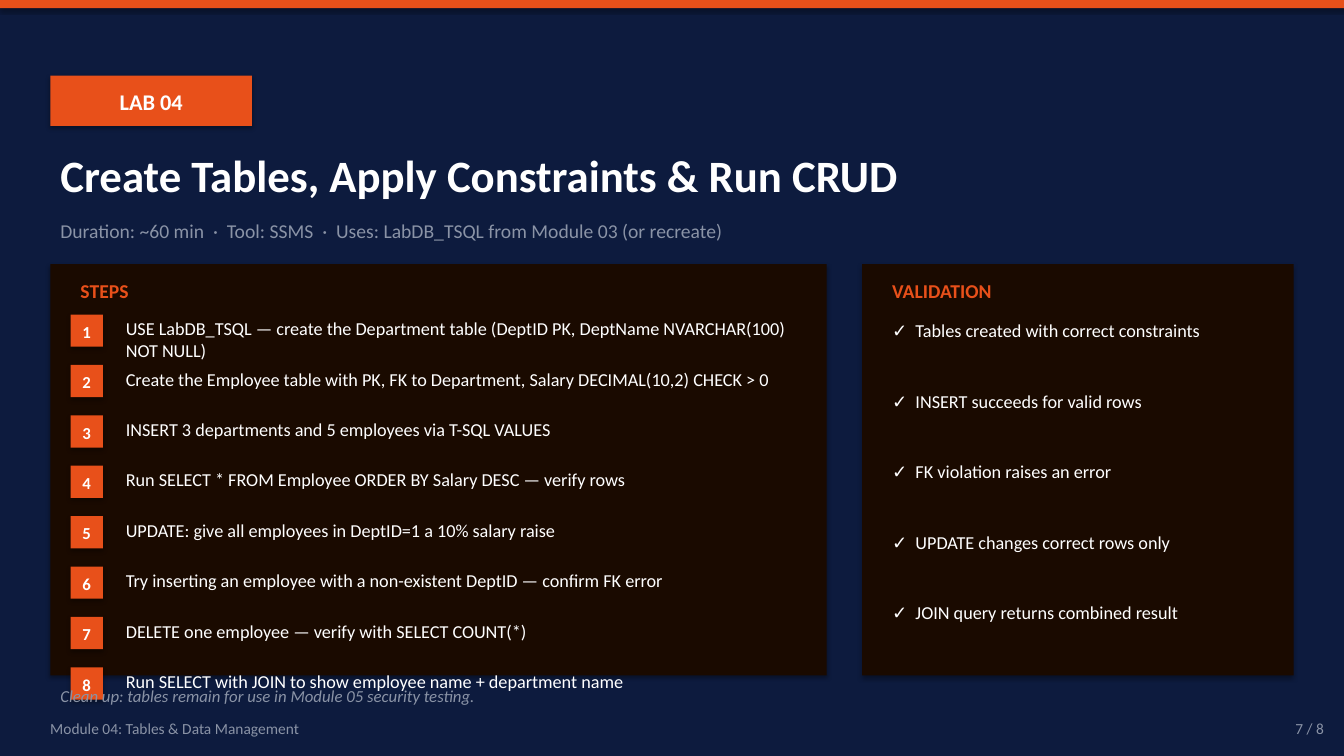
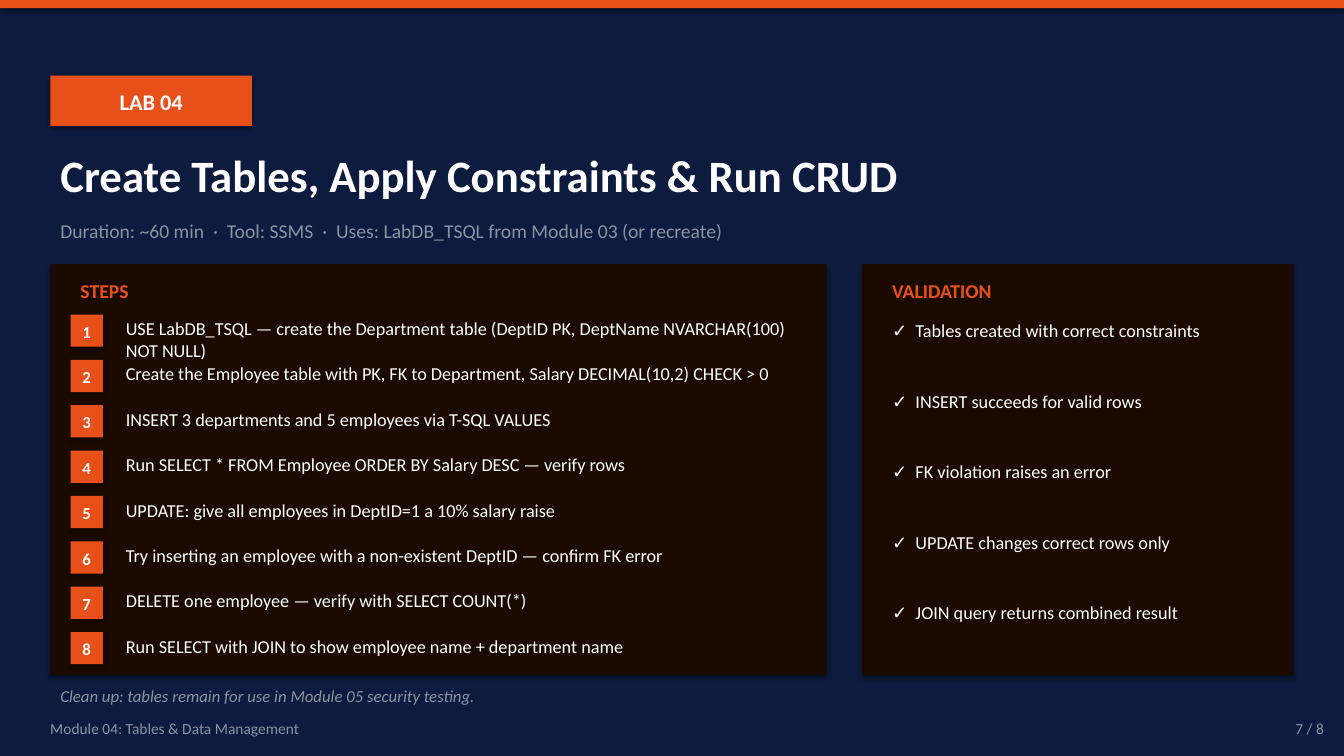
Before and after one commit to albertje8118/Training-SQL-Server-Administrator, a slide deck: slide 7 of contents/Module-04-Tables-and-Data-Management.pptx. Drawn at 1344x756 pixels with LibreOffice and Linux fonts; fonts in the diff are those of the drawing. Boxes give left, top, right and bottom in pixels: in the first picture for what was removed or moved away, otherwise in the second. Text is boxed around its words. In the diff, an @@ line names an element or a change of style, - is before the commit and + after.

```diff
--- a/contents/Module-04-Tables-and-Data-Management.pptx
+++ b/contents/Module-04-Tables-and-Data-Management.pptx
@@ 2 texts, 1 rectangle: place and size @@
-2 texts, 1 rectangle at <box>71,365,768,397</box>
+2 texts, 1 rectangle at <box>71,360,768,392</box>
@@ 2 texts, 1 rectangle: place and size @@
-2 texts, 1 rectangle at <box>71,415,550,448</box>
+2 texts, 1 rectangle at <box>71,405,550,438</box>
@@ 2 texts, 1 rectangle: place and size @@
-2 texts, 1 rectangle at <box>71,466,625,498</box>
+2 texts, 1 rectangle at <box>71,451,625,483</box>
@@ 2 texts, 1 rectangle: place and size @@
-2 texts, 1 rectangle at <box>71,516,555,548</box>
+2 texts, 1 rectangle at <box>71,496,555,528</box>
@@ 2 texts, 1 rectangle: place and size @@
-2 texts, 1 rectangle at <box>71,567,662,599</box>
+2 texts, 1 rectangle at <box>71,541,662,574</box>
@@ 2 texts, 1 rectangle: place and size @@
-2 texts, 1 rectangle at <box>71,617,527,649</box>
+2 texts, 1 rectangle at <box>71,587,527,619</box>
@@ 2 texts, 1 rectangle: place and size @@
-2 texts, 1 rectangle at <box>71,667,623,700</box>
+2 texts, 1 rectangle at <box>71,632,623,664</box>
```
Also in this commit, not shown: 5 other files.
